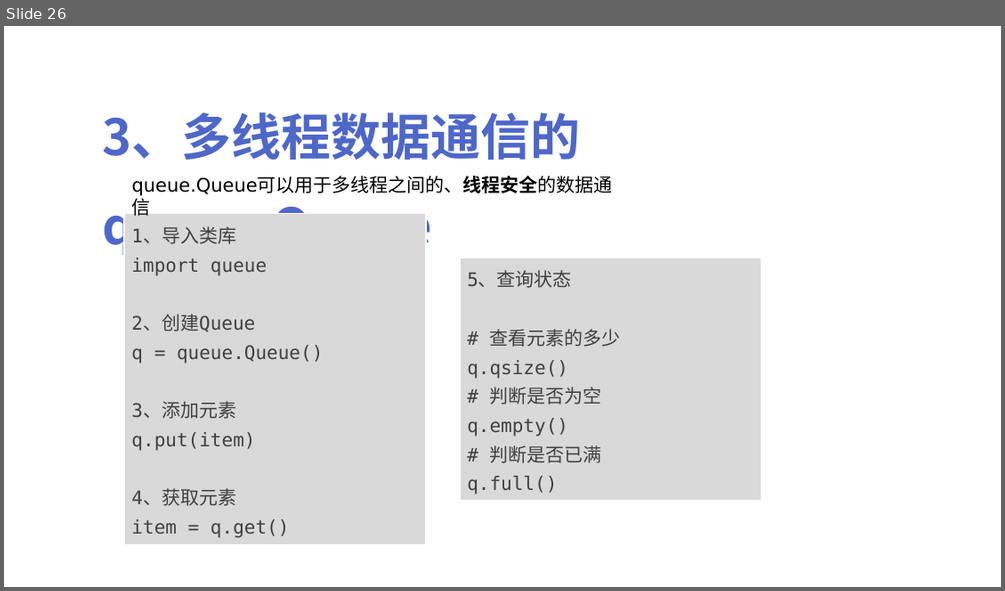
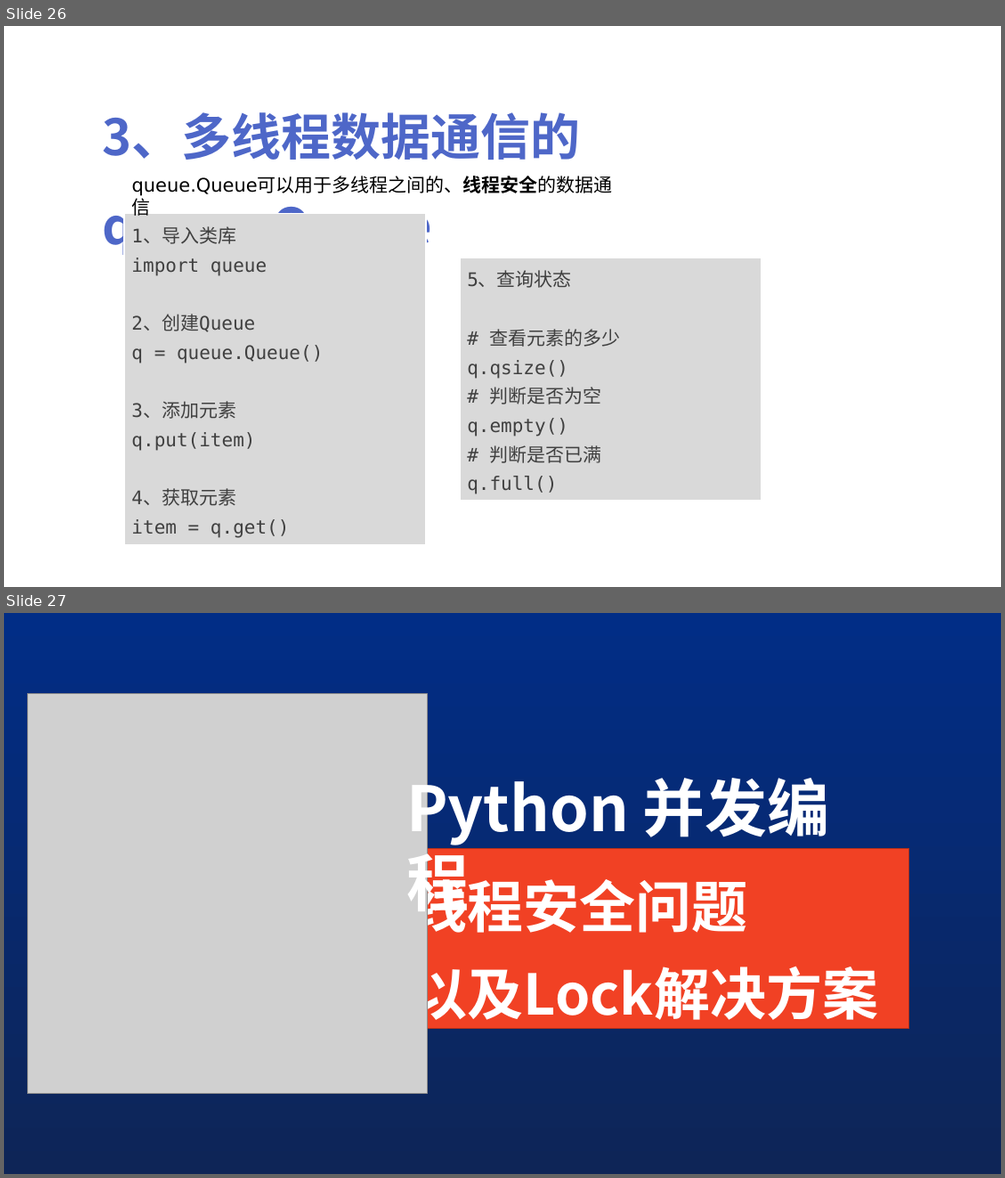
Before and after one commit to peiss/ant-learn-python-concurrent, a slide deck: Python并发编程简介.pptx. Shown one above the other, each under a label of ours: slide 26 before the commit, slides 26 and 27 after it. The pictures are 1005x591 and 1005x1178 pixels, drawn with LibreOffice and Linux fonts; fonts in the diff are those of the drawing; grey boxes stand for pictures. Boxes give left, top, right and bottom in pixels: in the first picture for what was removed or moved away, otherwise in the second. Text is boxed around its words. In the diff, an @@ line names an element or a change of style, - is before the commit and + after.

```diff
--- a/Python并发编程简介.pptx
+++ b/Python并发编程简介.pptx
@@ slide 27 added at [4,613,1001,1174], background gradient #012D86 to #0E2557 @@
@@ picture added at [28,694,428,1093] @@
@@ text added at [406,768,830,921], 60 pt, text #FFFFFF, bold @@
+Python 并发编程
@@ title added at [404,849,909,1029], fill #F14124, outline #B2301B 1 pt, 54 pt, text #FFFFFF, bold @@
+线程安全问题
+以及Lock解决方案
```
Also in this commit, not shown: 8 other slides added, 1 other file.
